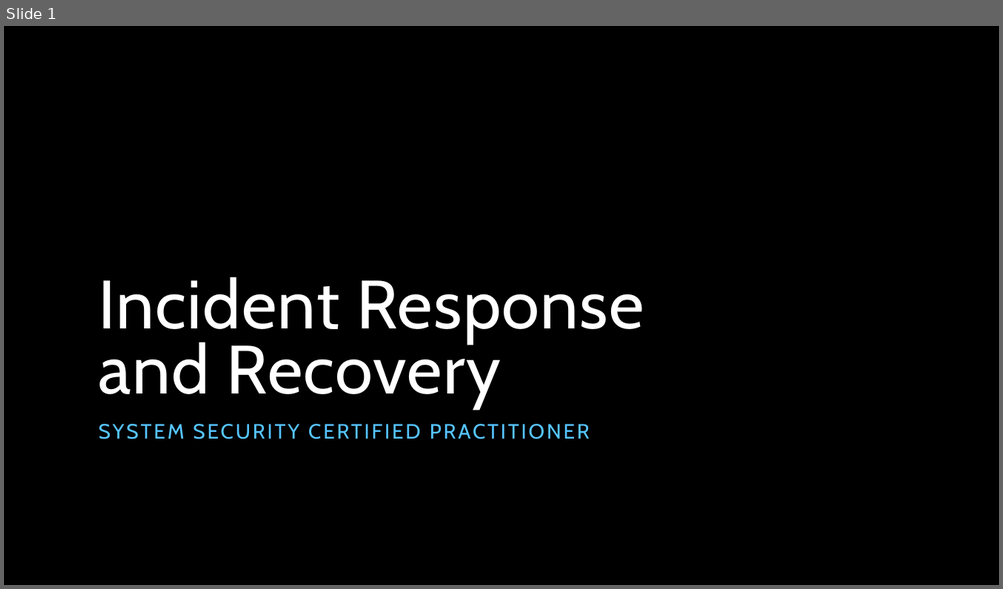
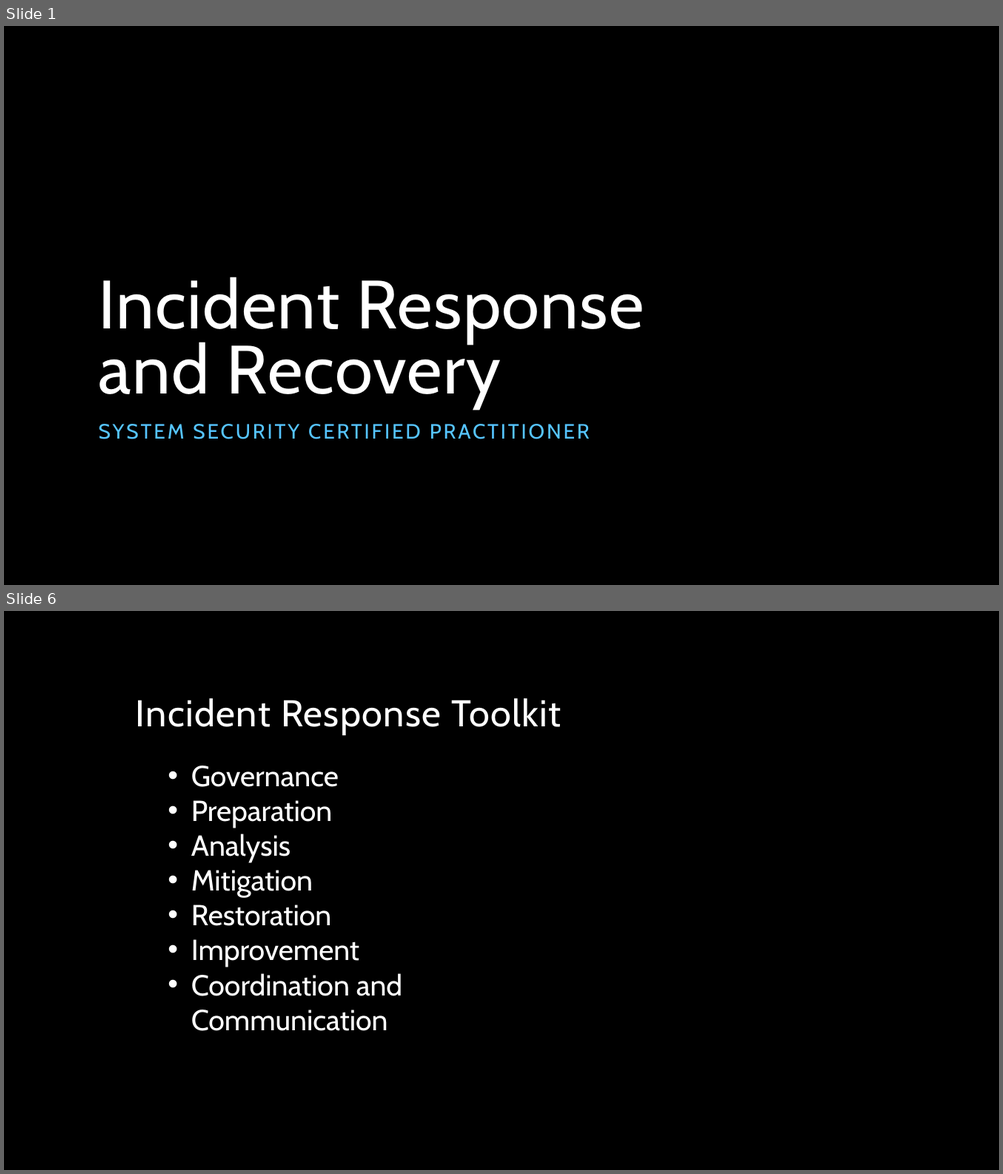
Before and after one commit to keiranwyllie/bootcamp, a slide deck: SSCP - Incident Response.pptx. Shown one above the other, each under a label of ours: slide 1 before the commit, slides 1 and 6 after it; the slides between them are not shown. The pictures are 1003x589 and 1003x1174 pixels, drawn with LibreOffice and Linux fonts; fonts in the diff are those of the drawing; background and template pictures are left out. Boxes give left, top, right and bottom in pixels: in the first picture for what was removed or moved away, otherwise in the second. Text is boxed around its words. In the diff, an @@ line names an element or a change of style, - is before the commit and + after.

```diff
--- a/SSCP - Incident Response.pptx
+++ b/SSCP - Incident Response.pptx
@@ slide 6 added at [4,611,999,1170], background picture (left out) @@
@@ title added at [136,698,561,734], 36 pt, text #FFFFFF @@
+Incident Response Toolkit
@@ text added at [191,766,402,1031], 28 pt, text #FFFFFF @@
+• Governance
+• Preparation
+• Analysis
+• Mitigation
+• Restoration
+• Improvement
+• Coordination and Communication
```
Also in this commit, not shown: 1 slide changed, 4 other slides added, 9 slides removed.
